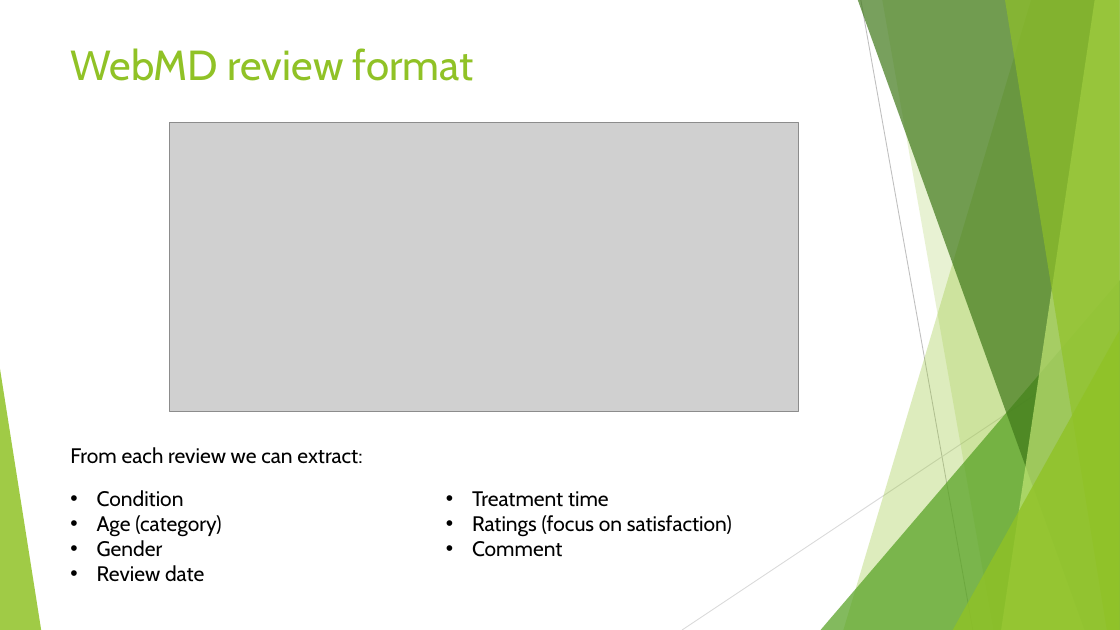
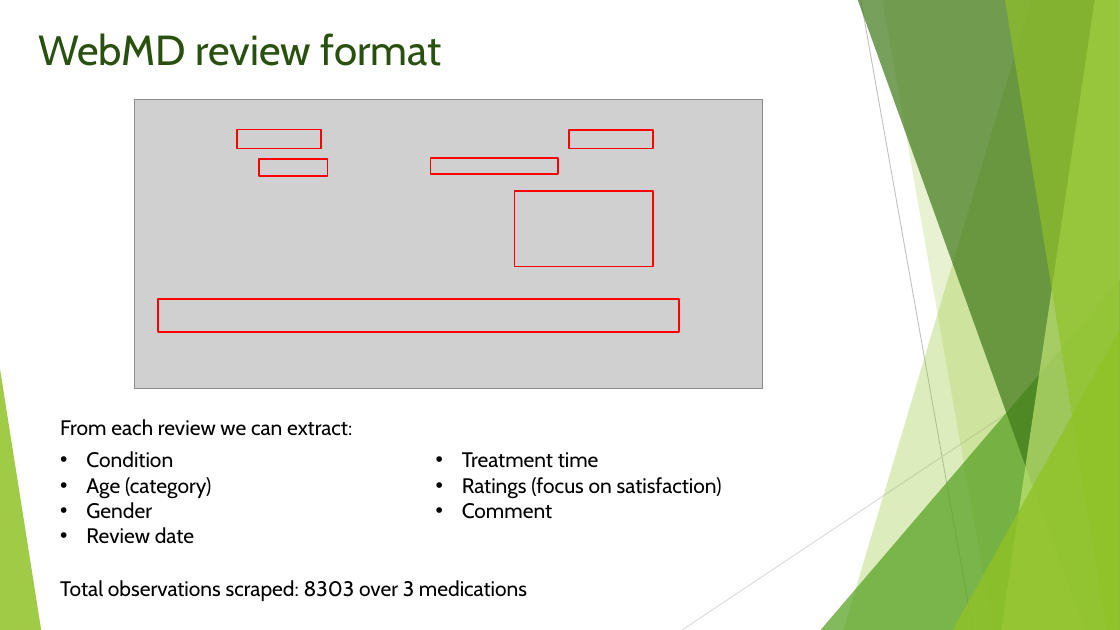
Before and after one commit to chinm0818/WebMDScrape, a slide deck: slide 4 of pres.pptx (slide 5 before the commit). Drawn at 1120x630 pixels with LibreOffice and Linux fonts; fonts in the diff are those of the drawing; grey boxes stand for pictures. Boxes give left, top, right and bottom in pixels: in the first picture for what was removed or moved away, otherwise in the second. Text is boxed around its words. In the diff, an @@ line names an element or a change of style, - is before the commit and + after.

```diff
--- a/pres.pptx
+++ b/pres.pptx
@@ title "WebMD review format": place and size @@
-title "WebMD review format" at (71,48,474,81)
+title "WebMD review format" at (38,33,442,66)
@@ title "WebMD review format" at (38,33,442,66): text colour #90C226 to #2A5010 @@
@@ picture: place and size @@
-picture at (170,123,799,412)
+picture at (134,99,764,388)
@@ rectangle added at (238,129,322,149), outline #FF0000 1.5 pt @@
@@ rectangle added at (570,130,654,149), outline #FF0000 1.5 pt @@
@@ rectangle added at (259,160,327,176), outline #FF0000 1.5 pt @@
@@ rectangle added at (430,158,558,174), outline #FF0000 1.5 pt @@
@@ rectangle added at (514,191,653,266), outline #FF0000 1.5 pt @@
@@ rectangle added at (158,299,679,332), outline #FF0000 1.5 pt @@
@@ text "From each review we can ...": place and size @@
-text "From each review we can ..." at (70,447,362,464)
+text "From each review we can ..." at (60,419,352,436)
@@ text "Condition": place and size @@
-text "Condition" at (97,490,732,582)
+text "Condition" at (86,451,722,544)
@@ text added at (60,580,527,601), 18 pt, text #000000 @@
+Total observations scraped: 8303 over 3 medications
```
Also in this commit, not shown: 5 other slides changed, 9 slides added, 1 slide removed, 22 other files.
